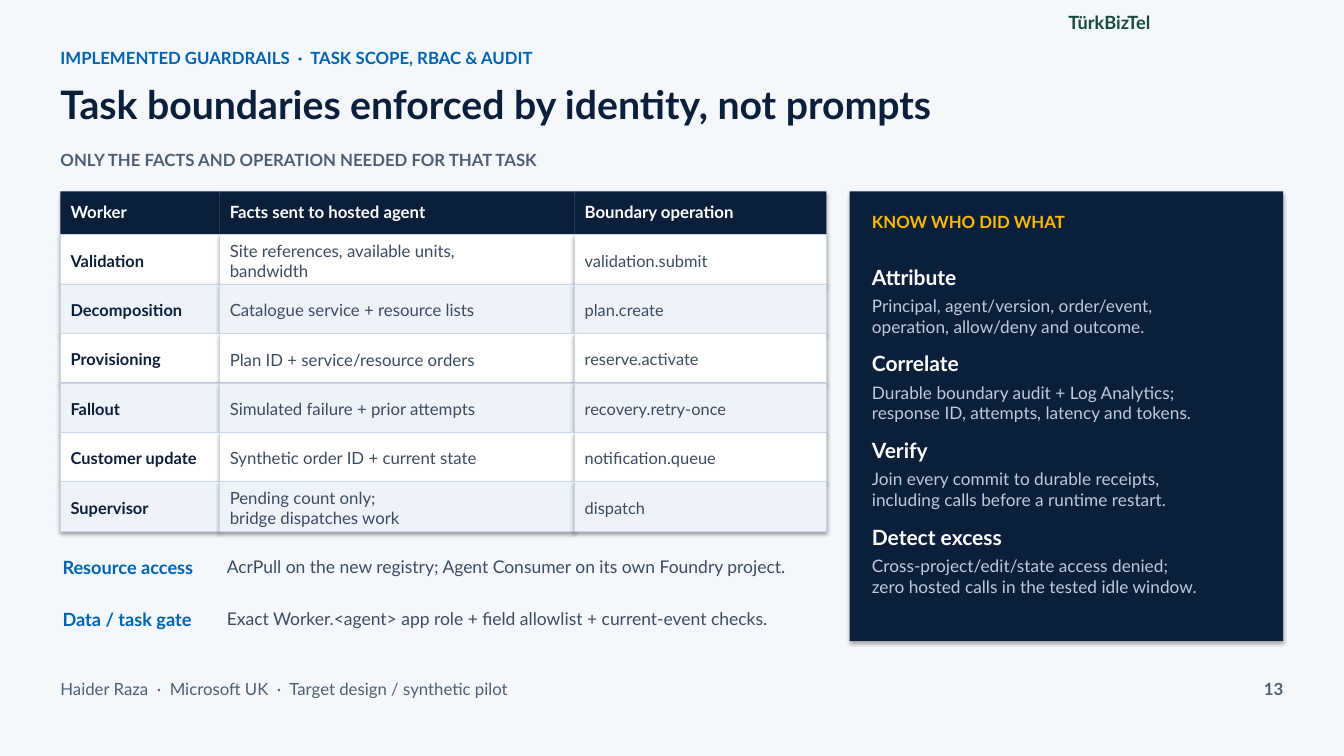
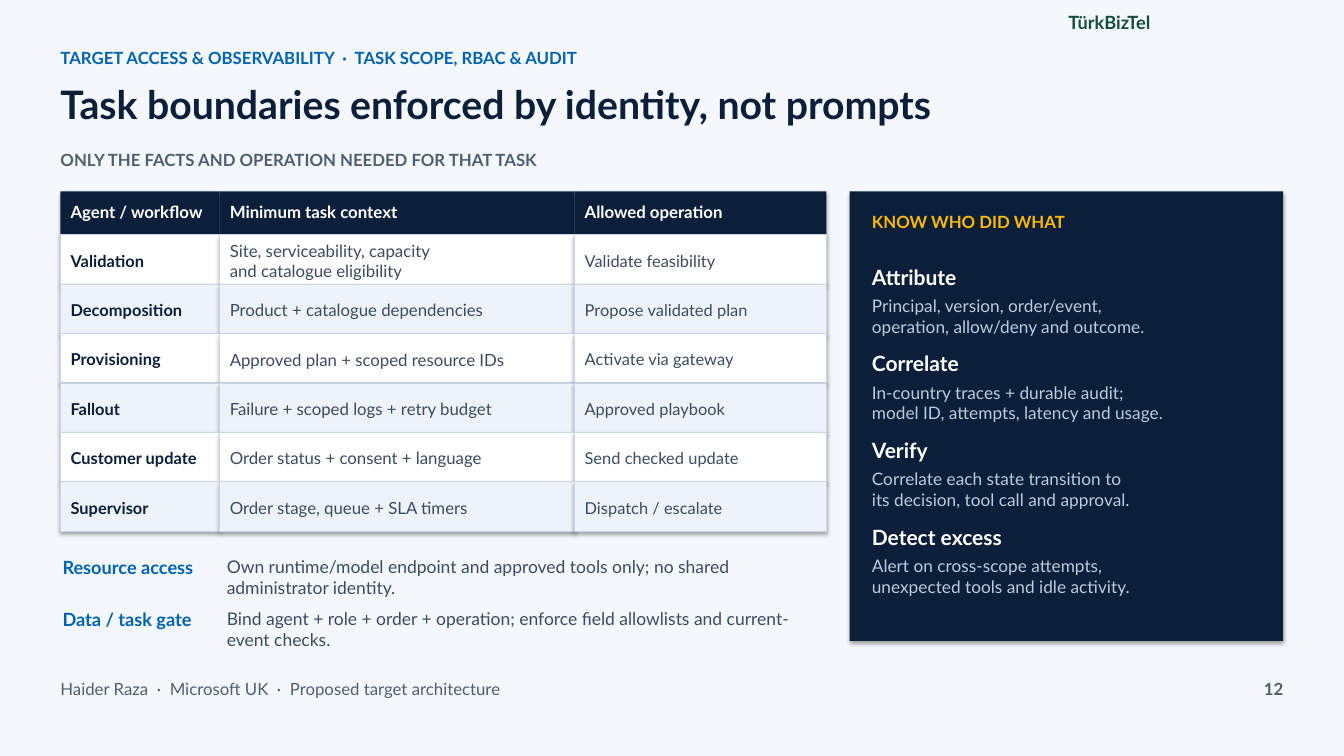
Before and after one commit to m-haider-raza/AMA-Telecom-Order-to-Activation, a slide deck: slide 12 of app/static/case-study/Agentic_Order_to_Activation_Architecture.pptx (slide 13 before the commit). Drawn at 1344x756 pixels with LibreOffice and Linux fonts; fonts in the diff are those of the drawing. Boxes give left, top, right and bottom in pixels: in the first picture for what was removed or moved away, otherwise in the second. Text is boxed around its words. In the diff, an @@ line names an element or a change of style, - is before the commit and + after.

```diff
--- a/app/static/case-study/Agentic_Order_to_Activation_Architecture.pptx
+++ b/app/static/case-study/Agentic_Order_to_Activation_Architecture.pptx
@@ text at (60,51,577,66): text changed @@
-IMPLEMENTED GUARDRAILS · TASK SCOPE, RBAC & AUDIT
+TARGET ACCESS & OBSERVABILITY · TASK SCOPE, RBAC & AUDIT
@@ text at (71,205,202,221): text changed @@
-Worker
+Agent / workflow
@@ text at (230,205,397,218): text changed @@
-Facts sent to hosted agent
+Minimum task context
@@ text at (585,205,723,221): text changed @@
-Boundary operation
+Allowed operation
@@ text at (230,244,430,280): text changed @@
-Site references, available units,
-bandwidth
+Site, serviceability, capacity
+and catalogue eligibility
@@ text at (585,255,716,270): text changed @@
-validation.submit
+Validate feasibility
@@ text at (872,299,1145,336): text changed @@
-Principal, agent/version, order/event,
-operation, allow/deny and outcome.
+Principal, version, order/event,
+operation, allow/deny and outcome.
@@ text at (230,303,483,319): text changed @@
-Catalogue service + resource lists
+Product + catalogue dependencies
@@ text at (585,304,747,319): text changed @@
-plan.create
+Propose validated plan
@@ text at (230,353,504,369): text changed @@
-Plan ID + service/resource orders
+Approved plan + scoped resource IDs
@@ text at (585,353,733,368): text changed @@
-reserve.activate
+Activate via gateway
@@ text at (872,386,1163,422): text changed @@
-Durable boundary audit + Log Analytics;
-response ID, attempts, latency and tokens.
+In-country traces + durable audit;
+model ID, attempts, latency and usage.
@@ text at (230,402,492,418): text changed @@
-Simulated failure + prior attempts
+Failure + scoped logs + retry budget
@@ text at (585,403,725,418): text changed @@
-recovery.retry-once
+Approved playbook
@@ text at (230,451,482,467): text changed @@
-Synthetic order ID + current state
+Order status + consent + language
@@ text at (585,452,738,467): text changed @@
-notification.queue
+Send checked update
@@ text at (872,472,1130,509): text changed @@
-Join every commit to durable receipts,
-including calls before a runtime restart.
+Correlate each state transition to
+its decision, tool call and approval.
@@ text at (230,501,467,517): text changed @@
-Pending count only;
-bridge dispatches work
+Order stage, queue + SLA timers
@@ text at (585,502,722,517): text changed @@
-dispatch
+Dispatch / escalate
@@ text at (227,560,729,597): text changed @@
-AcrPull on the new registry; Agent Consumer on its own Foundry project.
+Own runtime/model endpoint and approved tools only; no shared administrator identity.
@@ text at (872,559,1130,596): text changed @@
-Cross-project/edit/state access denied;
-zero hosted calls in the tested idle window.
+Alert on cross-scope attempts,
+unexpected tools and idle activity.
@@ text at (227,612,789,646): text changed @@
-Exact Worker.<agent> app role + field allowlist + current-event checks.
+Bind agent + role + order + operation; enforce field allowlists and current-event checks.
@@ text at (60,682,500,698): text changed @@
-Haider Raza · Microsoft UK · Target design / synthetic pilot
+Haider Raza · Microsoft UK · Proposed target architecture
@@ text at (1264,683,1283,695): text changed @@
-13
+12
```
Also in this commit, not shown: 18 other slides changed, 1 slide removed, 50 other files.
